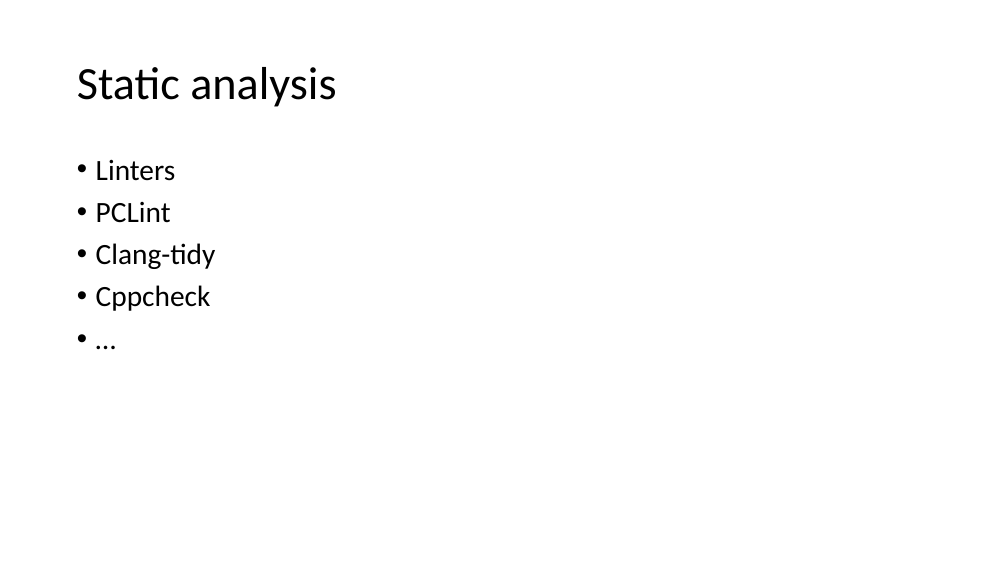
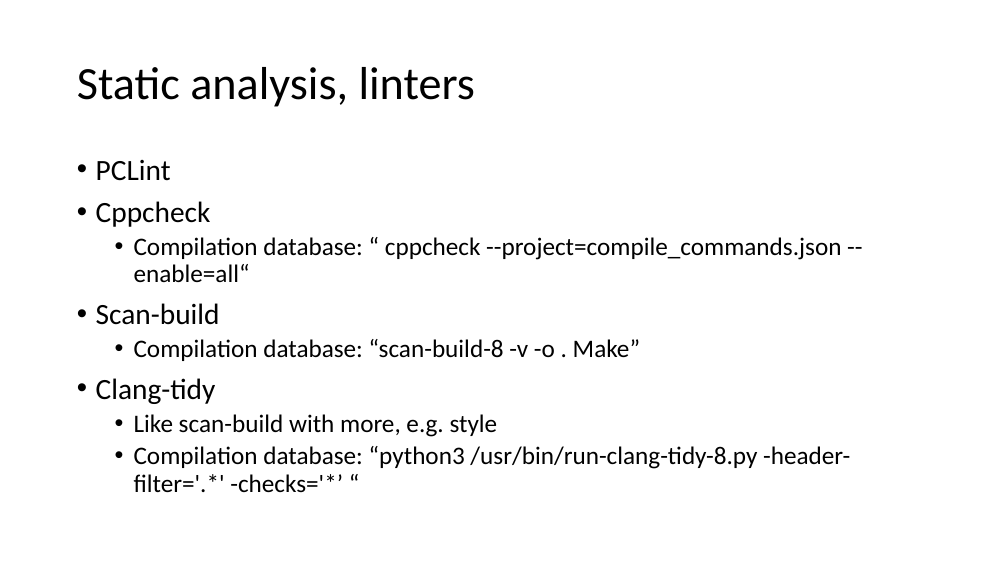
Before and after one commit to joelbygger/c_talk, a slide deck: slide 27 of presentation.pptx. Drawn at 1008x567 pixels with LibreOffice and Linux fonts; fonts in the diff are those of the drawing. Boxes give left, top, right and bottom in pixels: in the first picture for what was removed or moved away, otherwise in the second. Text is boxed around its words. In the diff, an @@ line names an element or a change of style, - is before the commit and + after.

```diff
--- a/presentation.pptx
+++ b/presentation.pptx
@@ title at [77,67,475,107]: text changed @@
-Static analysis
+Static analysis, linters
@@ text at [96,159,176,181]: paragraph removed @@
-• Linters
@@ text at [96,201,841,361]: paragraphs added @@
+• Cppcheck
+  • Compilation database: “ cppcheck --project=compile_commands.json --enable=all“
+• Scan-build
+  • Compilation database: “scan-build-8 -v -o . Make”
@@ text at [134,414,850,492]: text changed; size 28 to 24 pt @@
-• Cppcheck
-• …
+  • Like scan-build with more, e.g. style
+  • Compilation database: “python3 /usr/bin/run-clang-tidy-8.py -header-filter='.*' -checks='*’ “
```
Also in this commit, not shown: 1 slide added.
